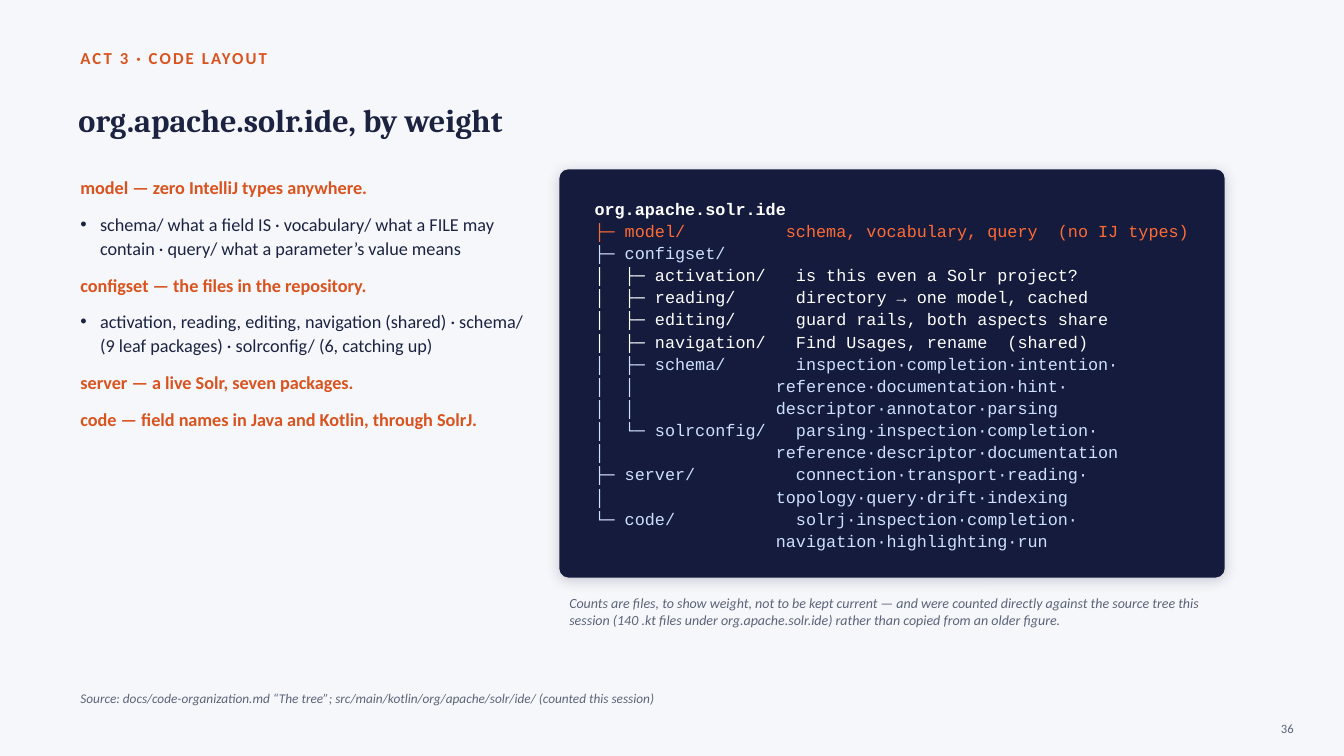
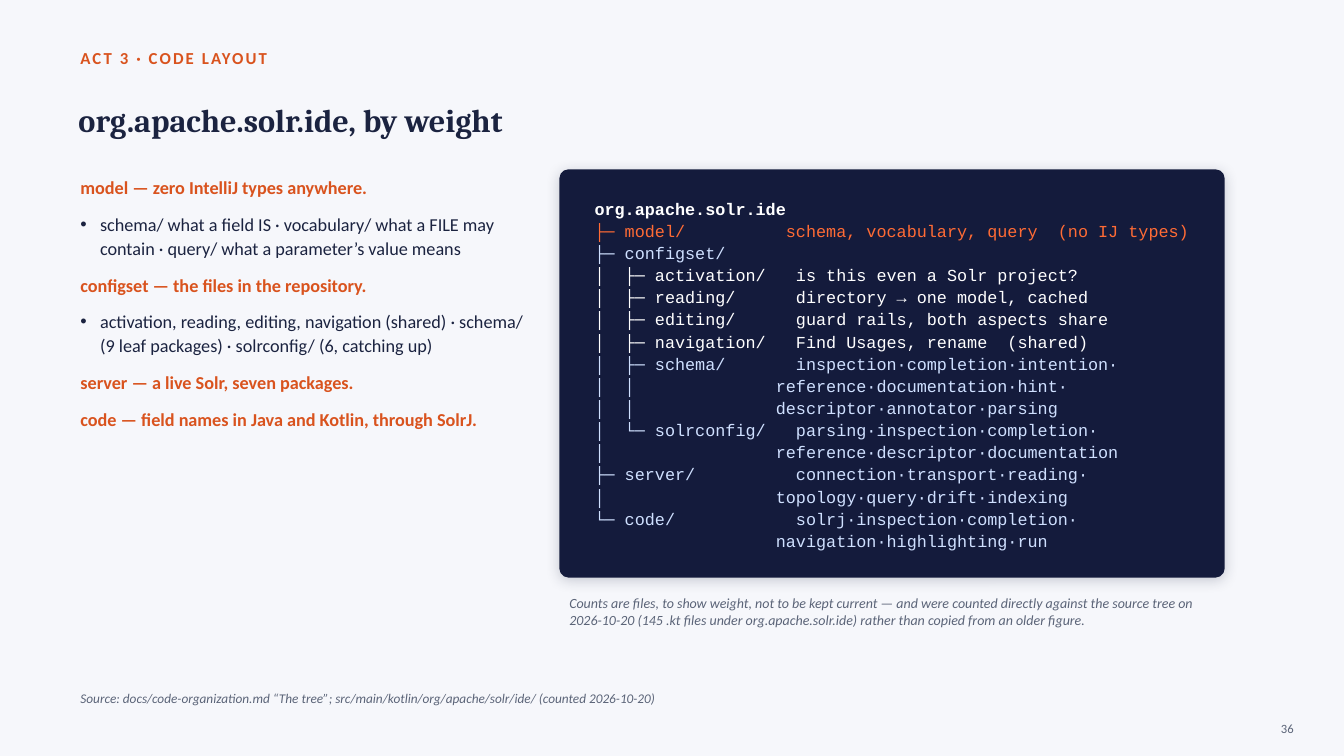
Before and after one commit to adityamparikh/solr-intellij-plugin, a slide deck: slide 36 of docs/presentation/solr-intellij-plugin.pptx. Drawn at 1344x756 pixels with LibreOffice and Linux fonts; fonts in the diff are those of the drawing. Boxes give left, top, right and bottom in pixels: in the first picture for what was removed or moved away, otherwise in the second. Text is boxed around its words. In the diff, an @@ line names an element or a change of style, - is before the commit and + after.

```diff
--- a/docs/presentation/solr-intellij-plugin.pptx
+++ b/docs/presentation/solr-intellij-plugin.pptx
@@ text at (569, 598, 1192, 628): text changed @@
-Counts are files, to show weight, not to be kept current — and were counted directly against the source tree this session (140 .kt files under org.apache.solr.ide) rather than copied from an older figure.
+Counts are files, to show weight, not to be kept current — and were counted directly against the source tree on 2026-10-20 (145 .kt files under org.apache.solr.ide) rather than copied from an older figure.
@@ text at (80, 693, 655, 705): text changed @@
-Source: docs/code-organization.md “The tree”; src/main/kotlin/org/apache/solr/ide/ (counted this session)
+Source: docs/code-organization.md “The tree”; src/main/kotlin/org/apache/solr/ide/ (counted 2026-10-20)
```
Also in this commit, not shown: 5 other slides changed, 2 other files.
